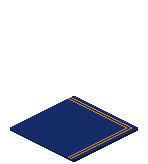
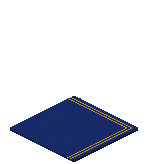
The second 148 × 164 image is a revision of the first. Changes to its layers:
removed layer "Layer 6" over (x1=67, y1=97, x2=136, y2=159)
added layer "Stripes(병합)" above "Iso_Deco_Ground_Carpet_Blue_08" over (x1=67, y1=97, x2=132, y2=159)
added layer "Iso_Deco_Ground_Carpet_Blue_08" over (x1=67, y1=97, x2=136, y2=159)
